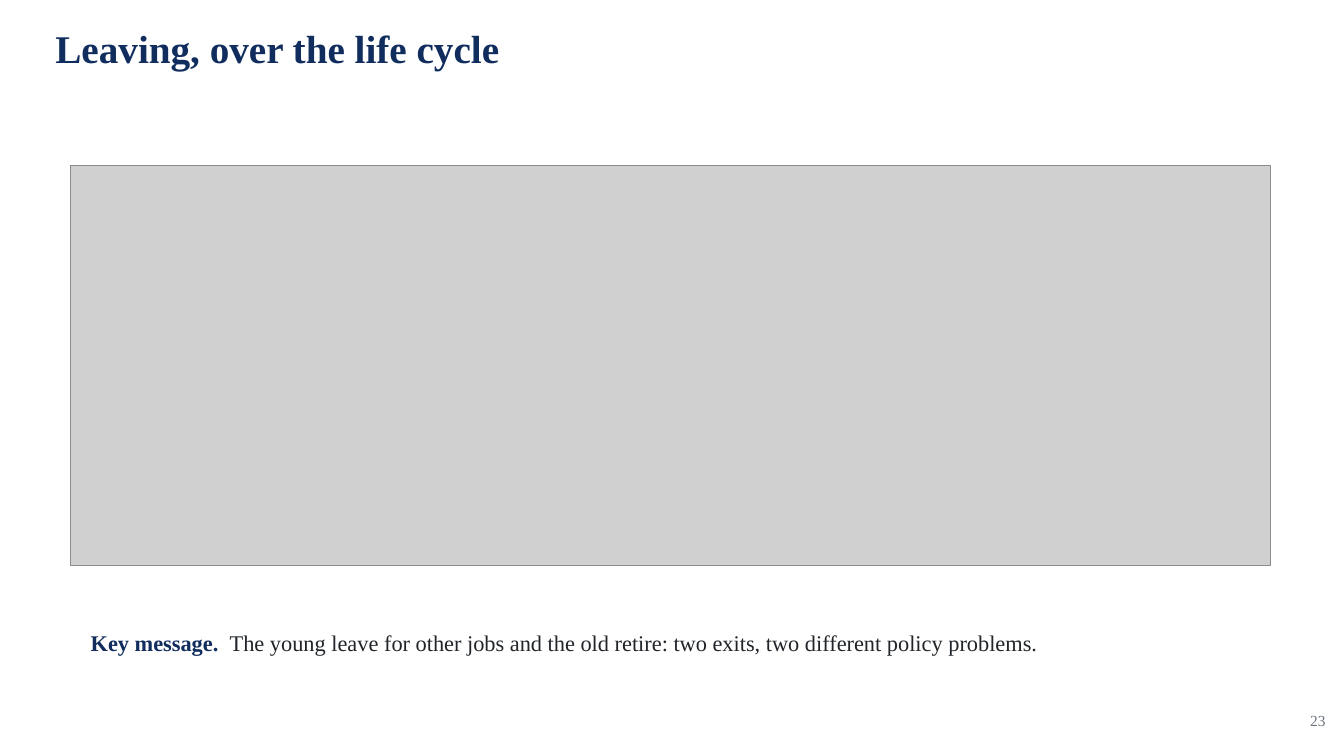
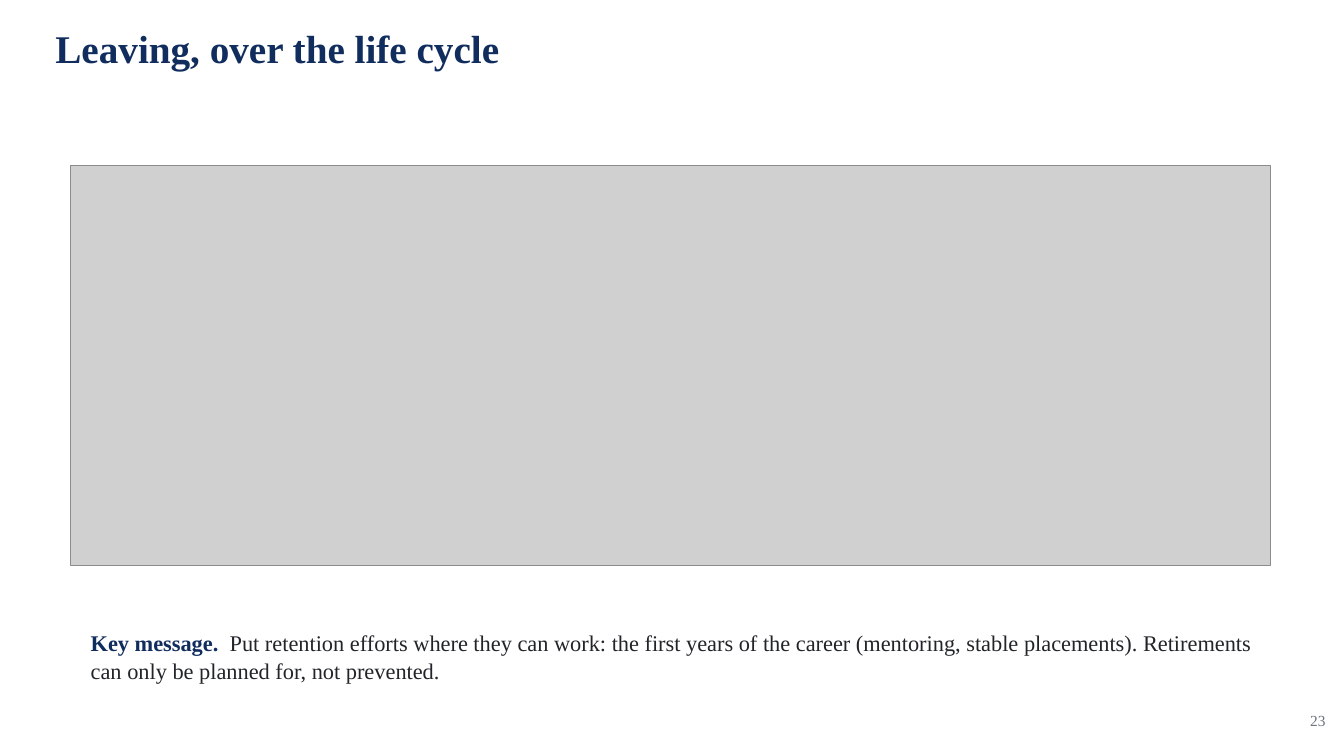
Before and after one commit to jedr1-ship-it/Alternative-Pathways----Quant, a slide deck: slide 23 of report/data_cluster/Proyect_US_cluster.pptx. Drawn at 1344x756 pixels with LibreOffice and Linux fonts; fonts in the diff are those of the drawing; grey boxes stand for pictures. Boxes give left, top, right and bottom in pixels: in the first picture for what was removed or moved away, otherwise in the second. Text is boxed around its words. In the diff, an @@ line names an element or a change of style, - is before the commit and + after.

```diff
--- a/report/data_cluster/Proyect_US_cluster.pptx
+++ b/report/data_cluster/Proyect_US_cluster.pptx
@@ text at <box>91,635,1251,684</box>: text changed @@
-Key message. The young leave for other jobs and the old retire: two exits, two different policy problems.
+Key message. Put retention efforts where they can work: the first years of the career (mentoring, stable placements). Retirements can only be planned for, not prevented.
```
Also in this commit, not shown: 3 other files.
